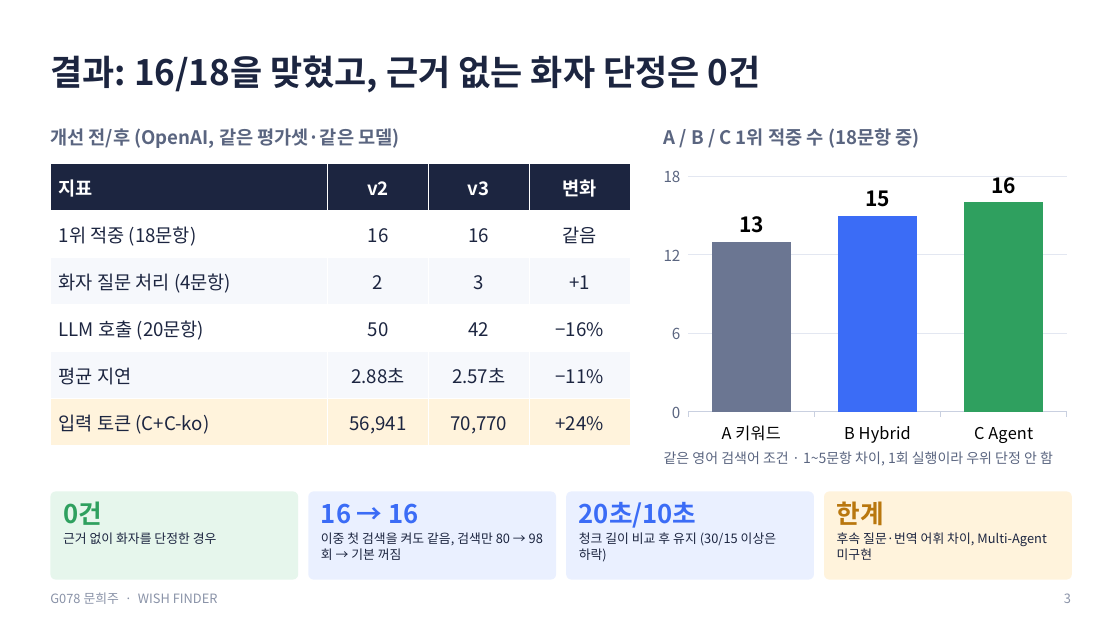
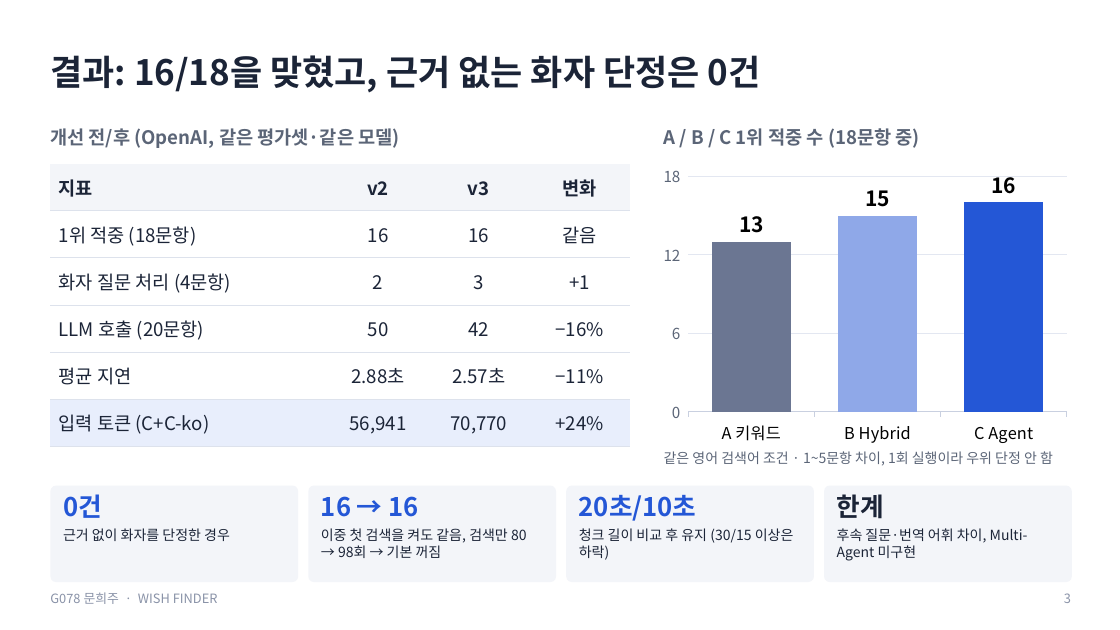
Before and after one commit to creepygrape/skala-AICapstone-mini-2, a slide deck: slide 3 of docs/exec/G078_문희주_발표.pptx. Drawn at 1120x630 pixels with LibreOffice and Linux fonts; fonts in the diff are those of the drawing. Boxes give left, top, right and bottom in pixels: in the first picture for what was removed or moved away, otherwise in the second. Text is boxed around its words. In the diff, an @@ line names an element or a change of style, - is before the commit and + after.

```diff
--- a/docs/exec/G078_문희주_발표.pptx
+++ b/docs/exec/G078_문희주_발표.pptx
@@ table at box(50, 164, 630, 446) @@
@@ fill #1C2540 to #F3F5F9 in row 1 @@
@@ fill #F6F8FC to #FFFFFF in 8 cells @@
@@ fill #FFF3DC to #E8EEFC in row 6 @@
@@ text colour #FFFFFF to #1B2437 in "지표", "v2", "v3", "변화" @@
@@ text colour #1C2540 to #1B2437 @@
@@ borders changed @@
@@ column chart at box(655, 160, 1075, 450) @@
@@ colours of single points changed @@
@@ value axis changed @@
@@ rounded rectangle: place and size @@
-rounded rectangle at box(50, 492, 298, 580)
+rounded rectangle at box(50, 486, 298, 582)
@@ rounded rectangle at box(50, 486, 298, 582): fill #E6F6EC to #F3F5F9 @@
@@ text "0건" at box(63, 494, 102, 518): text colour #2FA05F to #2457D6 @@
@@ rounded rectangle: place and size @@
-rounded rectangle at box(308, 492, 556, 580)
+rounded rectangle at box(308, 486, 556, 582)
@@ rounded rectangle at box(308, 486, 556, 582): fill #EAF0FF to #F3F5F9 @@
@@ text "16 → 16" at box(321, 496, 418, 517): text colour #3B6CF6 to #2457D6 @@
@@ rounded rectangle at box(566, 486, 814, 582): fill #EAF0FF to #F3F5F9 @@
@@ rounded rectangle: place and size @@
-rounded rectangle at box(566, 492, 814, 580)
+rounded rectangle at box(566, 486, 814, 582)
@@ text "20초/10초" at box(579, 495, 697, 521): text colour #3B6CF6 to #2457D6 @@
@@ rounded rectangle: place and size @@
-rounded rectangle at box(824, 492, 1072, 580)
+rounded rectangle at box(824, 486, 1072, 582)
@@ rounded rectangle at box(824, 486, 1072, 582): fill #FFF3DC to #F3F5F9 @@
@@ 4 texts: place and size @@
-4 texts at box(63, 501, 884, 528)
+4 texts at box(63, 494, 884, 521)
@@ text "한계" at box(837, 494, 884, 519): text colour #B9770E to #1B2437 @@
@@ size 11 to 12 pt, text colour #1C2540 to #1B2437 in 4 elements at box(63, 528, 230, 541), box(321, 528, 527, 558), box(579, 528, 794, 560), box(837, 528, 1028, 561) @@
```
Also in this commit, not shown: 11 other slides changed, 8 other files.
